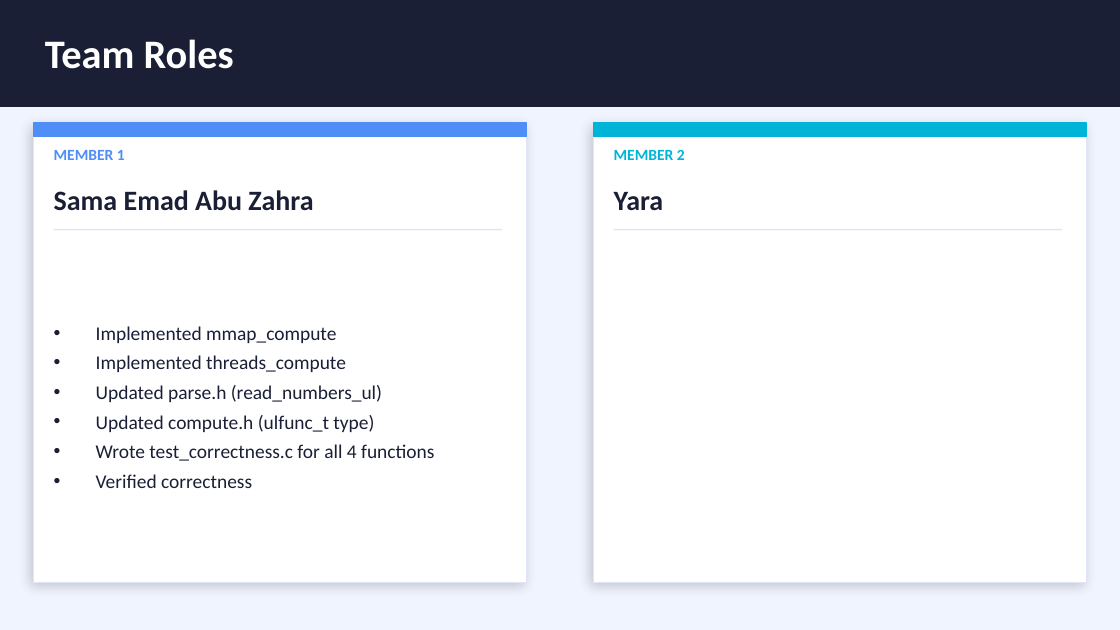
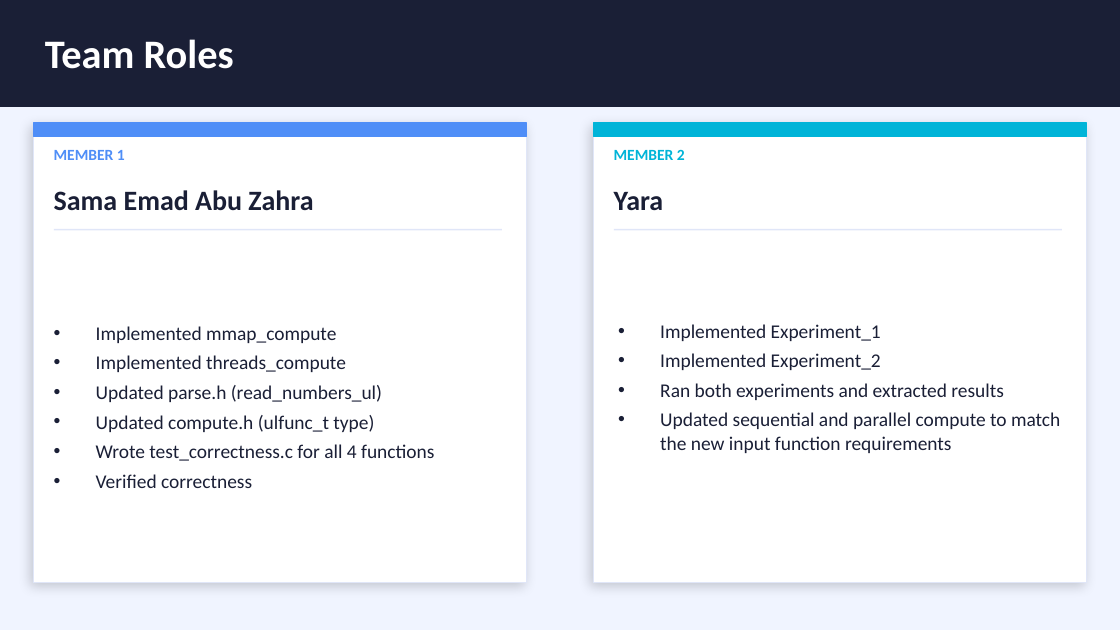
Before and after one commit to Sama3mad/Project-5---IPC-via-Shared-Memory-POSIX-Threads-, a slide deck: slide 2 of project_slides.pptx. Drawn at 1120x630 pixels with LibreOffice and Linux fonts; fonts in the diff are those of the drawing. Boxes give left, top, right and bottom in pixels: in the first picture for what was removed or moved away, otherwise in the second. Text is boxed around its words. In the diff, an @@ line names an element or a change of style, - is before the commit and + after.

Commit message:
Added Experiments

```diff
--- a/project_slides.pptx
+++ b/project_slides.pptx
@@ text added at box(660, 324, 1060, 453), 12.5 pt, text #1A1F36 @@
+• Implemented Experiment_1
+• Implemented Experiment_2
+• Ran both experiments and extracted results
+• Updated sequential and parallel compute to match the new input function requirements
```
Also in this commit, not shown: 5 slides added, 7 other files.
